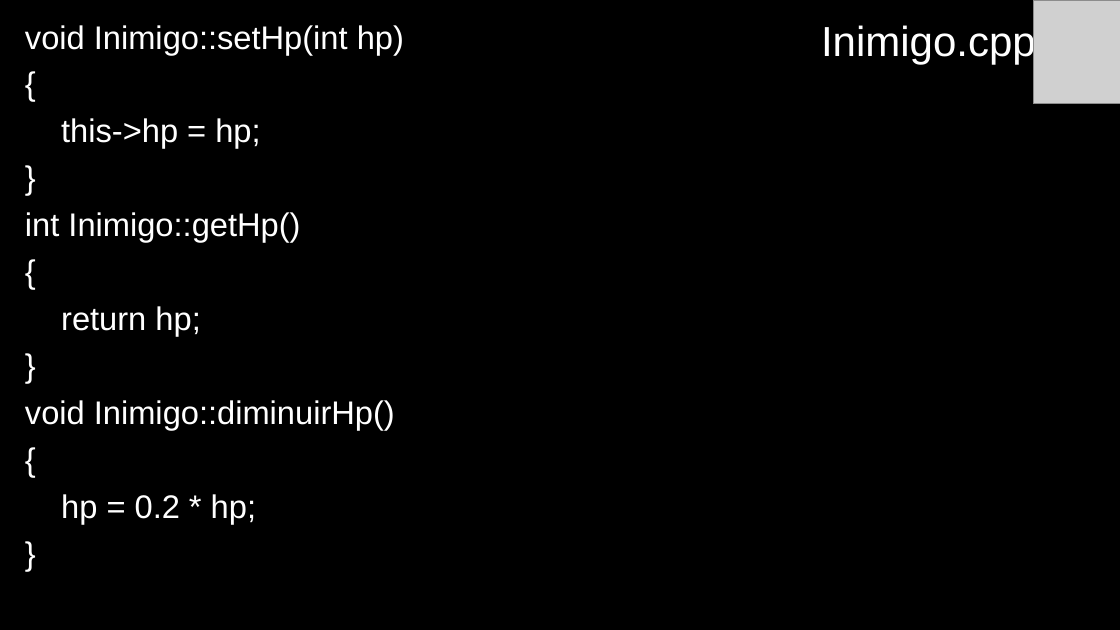
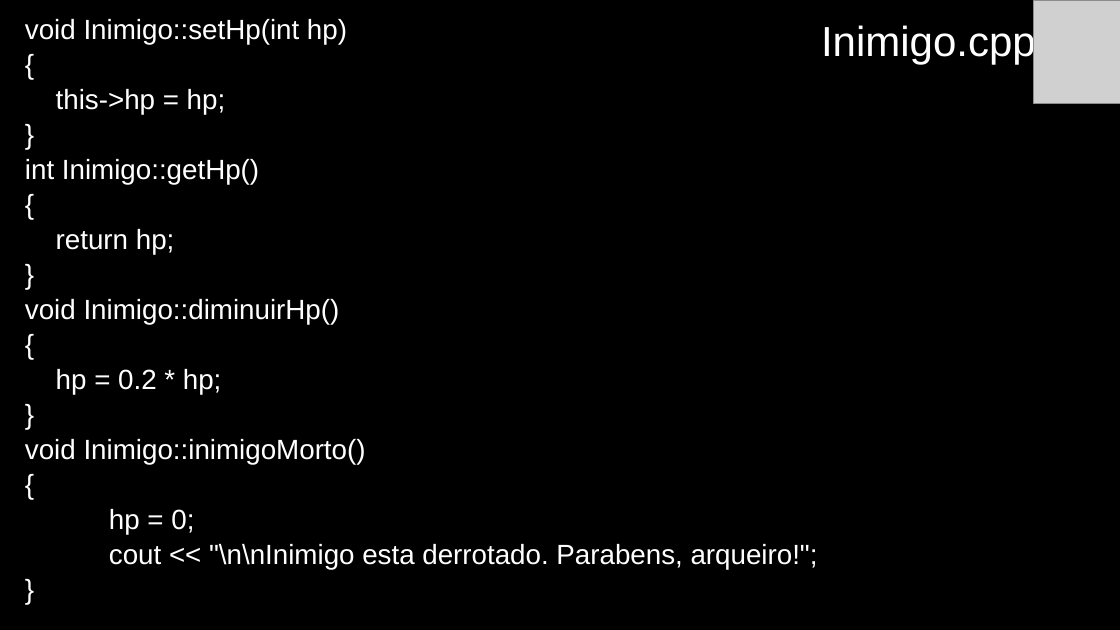
Before and after one commit to anaisabelamr/Arqueiro, a slide deck: slide 22 of Arqueiro/Arqueiro.pptx. Drawn at 1120x630 pixels with LibreOffice and Linux fonts; fonts in the diff are those of the drawing; grey boxes stand for pictures. Boxes give left, top, right and bottom in pixels: in the first picture for what was removed or moved away, otherwise in the second. Text is boxed around its words. In the diff, an @@ line names an element or a change of style, - is before the commit and + after.

```diff
--- a/Arqueiro/Arqueiro.pptx
+++ b/Arqueiro/Arqueiro.pptx
@@ text at (x1=25, y1=19, x2=347, y2=395): size 28 to 23.8 pt in "void Inimigo::setHp(int hp)", "{", "this->hp = hp;", "}" and 8 more places; line spacing 0.9 to 0.7 @@
@@ text at (x1=25, y1=439, x2=818, y2=570): paragraphs added @@
+void Inimigo::inimigoMorto()
+{
+hp = 0;
+cout << "\n\nInimigo esta derrotado. Parabens, arqueiro!";
+}
```
Also in this commit, not shown: 14 other slides changed, 8 slides added, 3 slides removed, 28 other files.
